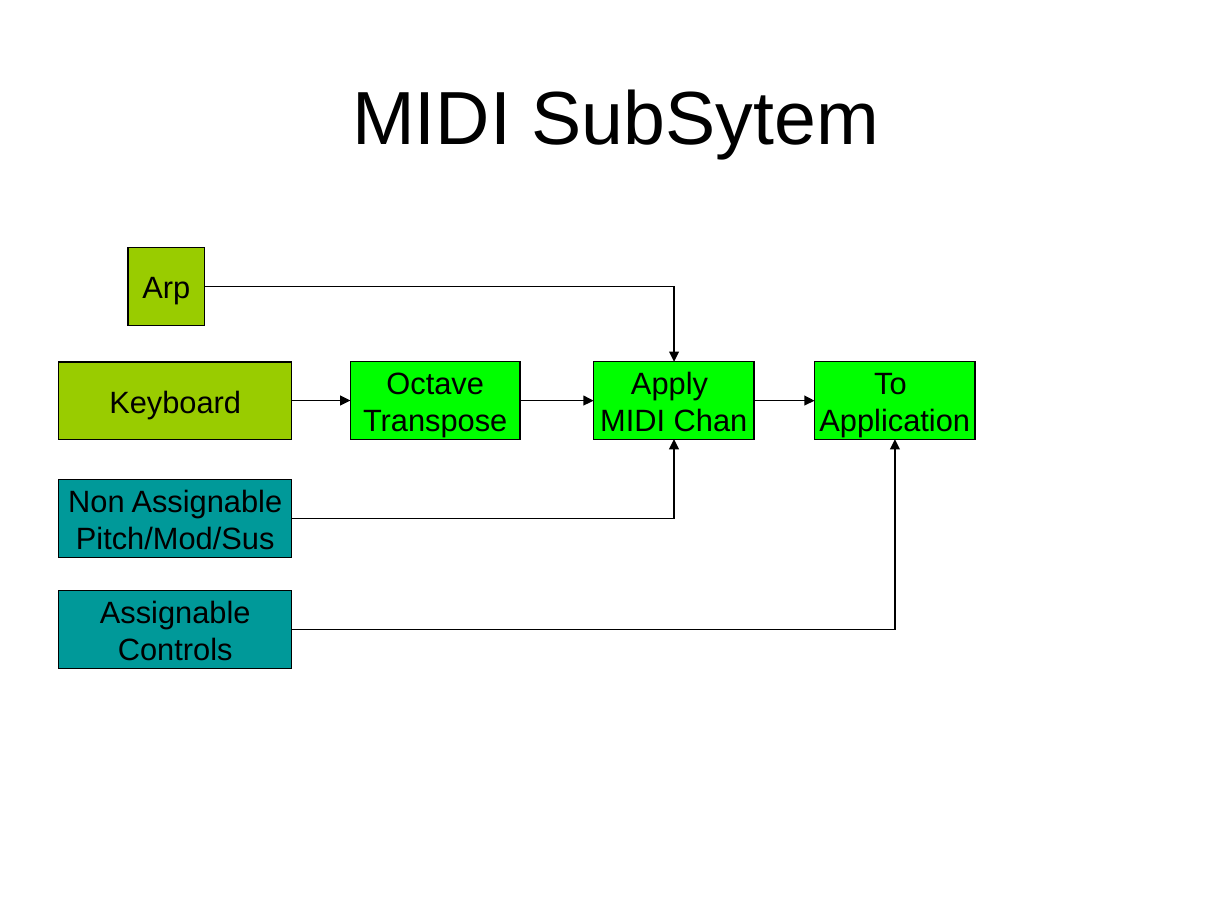
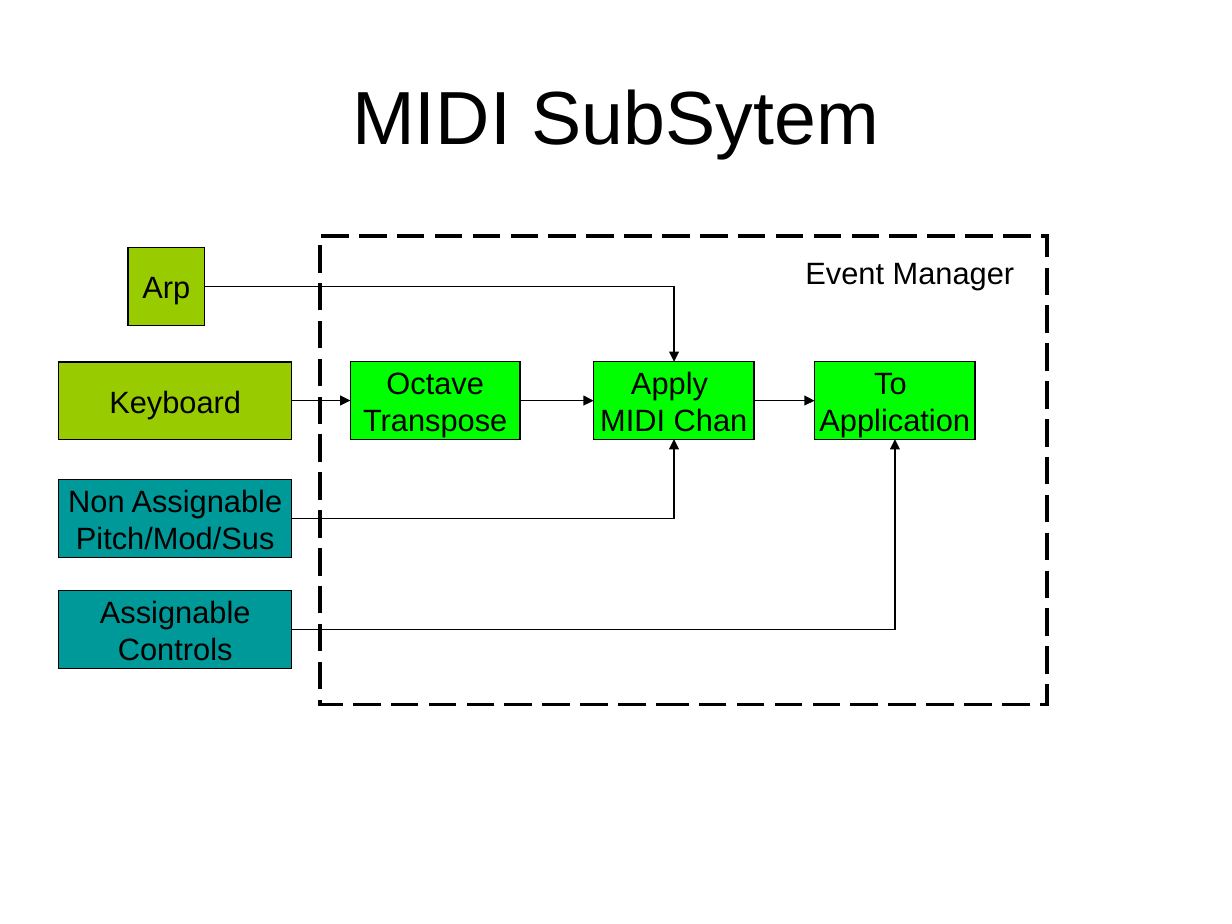
Before and after one commit to AdrianGin/pic-source, a slide deck: slide 7 of NovationLaunchkey/res/TechDiagram.ppt (slide 6 before the commit). Drawn at 1232x924 pixels with LibreOffice and Linux fonts; fonts in the diff are those of the drawing. Boxes give left, top, right and bottom in pixels: in the first picture for what was removed or moved away, otherwise in the second. Text is boxed around its words. In the diff, an @@ line names an element or a change of style, - is before the commit and + after.

Commit message:
Added EventManagers and updated TechDiagram

```diff
--- a/NovationLaunchkey/res/TechDiagram.ppt
+++ b/NovationLaunchkey/res/TechDiagram.ppt
@@ rectangle added at [320,235,1047,703], outline #000000 2.01 pt dashed @@
@@ text added at [805,262,1015,290], 18 pt, text #000000 @@
+Event Manager
```
Also in this commit, not shown: 1 slide added, 10 other files.
